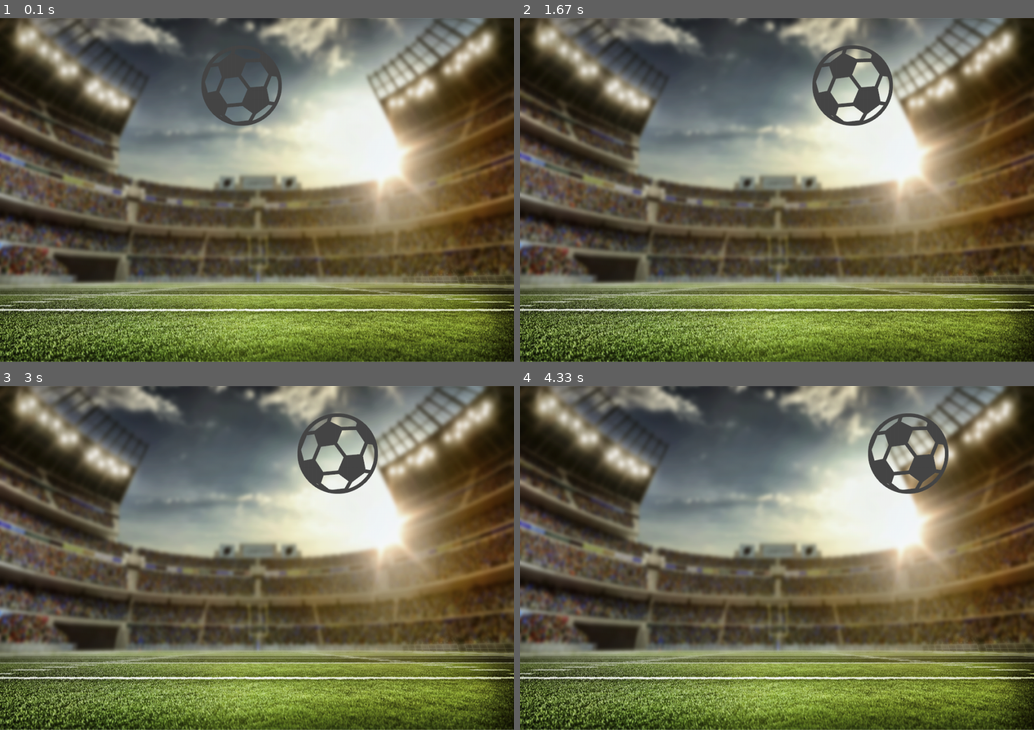
Above: before the commit, frames 1-4 (two rows, left to right).
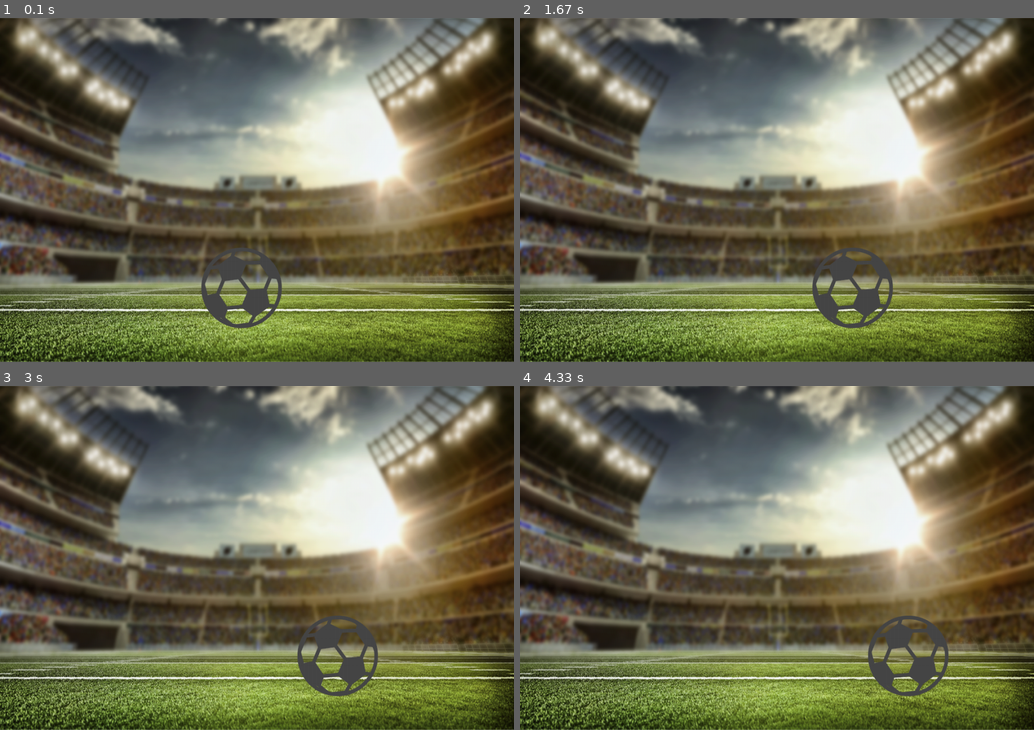
Above: after the commit, the same moments.

Repository: Sanzhar101/PyGame
Game: pygame game, started from PyGame/PyGame.py
Two runs of this game, one before a commit and one after it. Both use one fixed random seed, a clock stepped at 60 frames per second and the inputs below.
Inputs:
- Up to frame 1 (0.1 s): no input
- Up to frame 2 (1.67 s): hold Right 0.33-0.8 s; hold Right 0.83-1.3 s; hold Left from 1.33 s (still down)
- Up to frame 3 (3 s): release Left at 1.87 s; hold Left 1.9-2.3 s; hold Right 2.33-2.97 s
- Up to frame 4 (4.33 s): hold Left 3-3.47 s; hold Right 3.5-3.97 s; hold Right from 4 s (still down)

The runs differ from the first frame. In frame 1, 2.4% of the frame differs, in the area x 39-55%, y 11-91%; in frame 2, 3.2%, in the area x 56-73%, y 7-91%; in frame 3, 3.2%; in frame 4, 3.2%.

Commit message:
Update PyGame.py

Diff:
--- a/PyGame/PyGame.py
+++ b/PyGame/PyGame.py
@@ -19,7 +19,7 @@
 
 # set initial character position
 character_rect.x = 350
-character_rect.y = 50
+character_rect.y = 450
 
 # movement speed
 speed = 5
